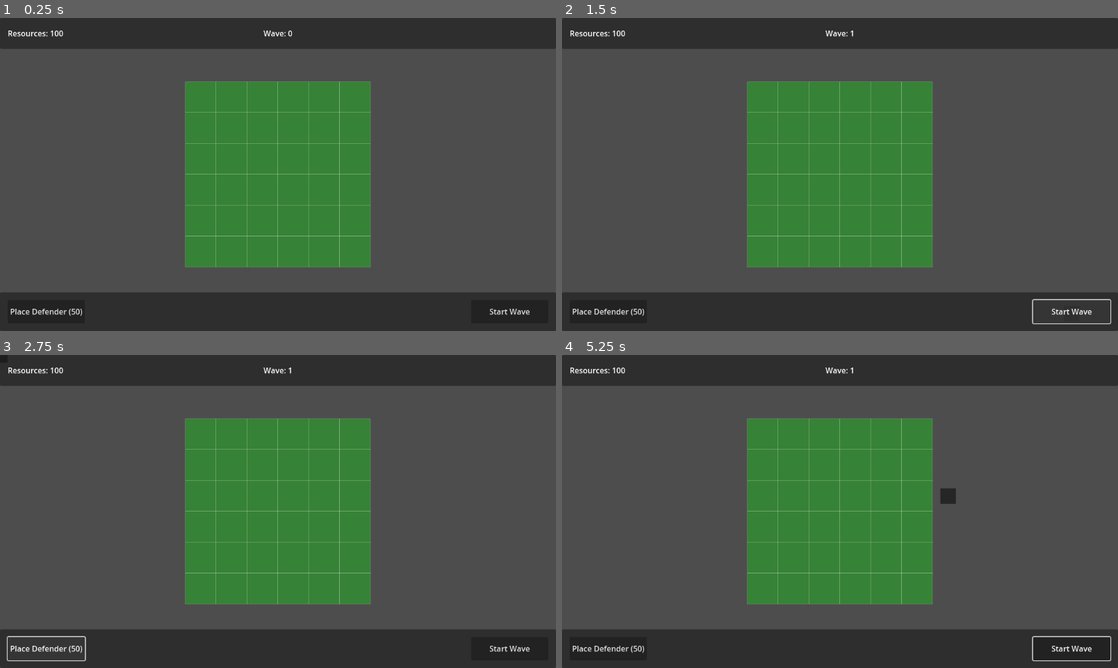
Above: before the commit, frames 1-4 (two rows, left to right).
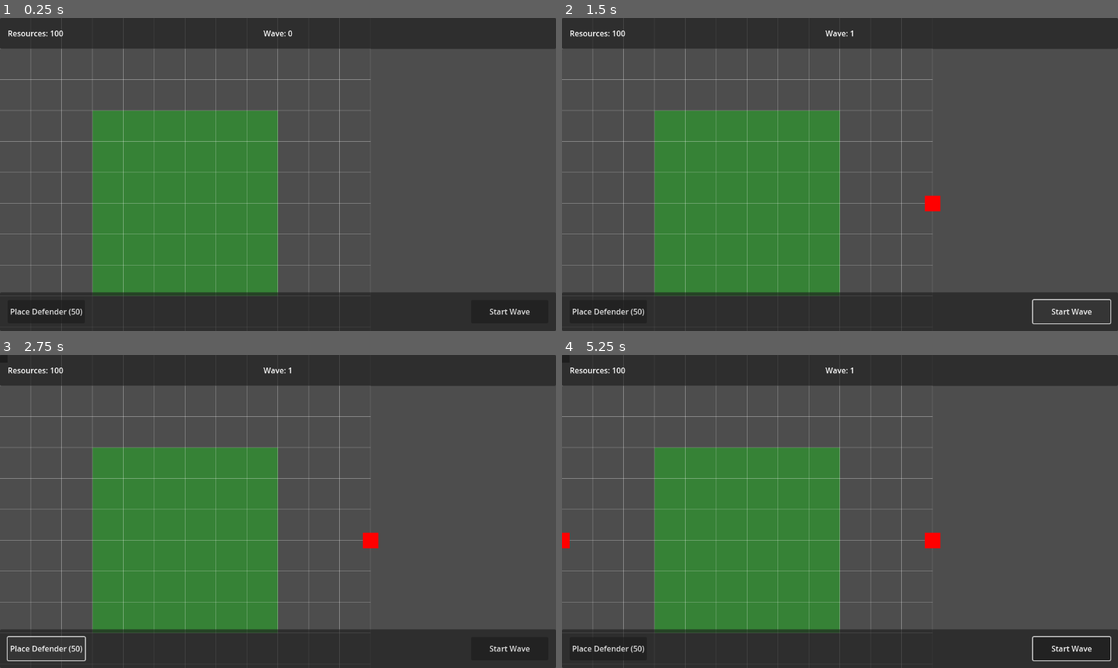
Above: after the commit, the same moments.

Repository: BerkZerker/Skyland-Defenders
Game: Godot game, scene res://scenes/game.tscn
The game is run twice, just before and just after one commit, with the same random seed, the same clock (stepped at 60 frames per second) and the same inputs.
Inputs (mouse positions are in pixels of both pictures, inside the frame that each line leads up to):
- Up to frame 1 (0.25 s): no input
- Up to frame 2 (1.5 s): click "Start Wave" at 0.5 s; click "Start Wave" at 1.25 s
- Up to frame 3 (2.75 s): click "Place Defender (50)" at 2 s
- Up to frame 4 (5.25 s): click "Place Defender (50)" at 2.75 s; click "Place Defender (50)" at 3.5 s; click "Start Wave" at 4.25 s; tap Enter at 5 s; move the mouse to (962, 495) at 5.02 s; click (962, 495) at 5.17 s

The runs differ from the first frame. In frame 1, 24% of the frame differs, in the area x 0-67%, y 9-99%; in frame 2, 24%; in frame 3, 24%; in frame 4, 24%, in the area x 0-71%, y 0-99%.

Commit message:
global coords, bug fix

Diff:
--- a/project.godot
+++ b/project.godot
@@ -17,7 +17,7 @@
 [display]
 
 window/stretch/mode="viewport"
-window/stretch/aspect="expand"
+window/stretch/aspect="keep_height"
 
 [gd_project]
 
--- a/scenes/game.tscn
+++ b/scenes/game.tscn
@@ -1,9 +1,8 @@
-[gd_scene load_steps=5 format=3 uid="uid://b6x41q6c5q37x"]
+[gd_scene load_steps=4 format=3 uid="uid://b6x41q6c5q37x"]
 
 [ext_resource type="Script" path="res://scripts/game.gd" id="1_76dmx"]
 [ext_resource type="Script" path="res://scripts/grid_system.gd" id="2_u4k2b"]
 [ext_resource type="Script" path="res://scripts/wave_system.gd" id="3_w4k3p"]
-[ext_resource type="PackedScene" uid="uid://bqbsjpoyve2c6" path="res://scenes/pathfinding.tscn" id="4_kj23p"]
 
 [node name="Game" type="Node2D"]
 script = ExtResource("1_76dmx")
@@ -11,10 +10,8 @@
 [node name="GridSystem" type="Node2D" parent="."]
 script = ExtResource("2_u4k2b")
 
-[node name="Pathfinding" parent="." instance=ExtResource("4_kj23p")]
-
 [node name="Camera2D" type="Camera2D" parent="."]
-position = Vector2(576, 324)
+anchor_mode = 0
 
 [node name="WaveSystem" type="Node2D" parent="."]
 script = ExtResource("3_w4k3p")
@@ -22,10 +19,10 @@
 [node name="SpawnPoints" type="Node2D" parent="WaveSystem"]
 
 [node name="SpawnPoint1" type="Marker2D" parent="WaveSystem/SpawnPoints"]
-position = Vector2(-32, 324)
+position = Vector2(0, 384)
 
 [node name="SpawnPoint2" type="Marker2D" parent="WaveSystem/SpawnPoints"]
-position = Vector2(1184, 324)
+position = Vector2(768, 384)
 
 [node name="UI" type="CanvasLayer" parent="."]
 
@@ -34,6 +31,7 @@
 anchor_right = 1.0
 offset_bottom = 64.0
 grow_horizontal = 2
+size_flags_horizontal = 3
 
 [node name="ResourceLabel" type="Label" parent="UI/TopPanel"]
 layout_mode = 1
--- a/scenes/pathfinding.tscn
+++ /dev/null
@@ -1,6 +0,0 @@
-[gd_scene load_steps=2 format=3 uid="uid://bqbsjpoyve2c6"]
-
-[ext_resource type="Script" path="res://scripts/pathfinding.gd" id="1_xfg52"]
-
-[node name="Pathfinding" type="Node"]
-script = ExtResource("1_xfg52")
--- a/scripts/game.gd
+++ b/scripts/game.gd
@@ -10,7 +10,6 @@
 # Preload defender scene
 @onready var defender_scene = preload("res://scenes/defender.tscn")
 @onready var grid_system = $GridSystem
-@onready var pathfinding = $Pathfinding
 @onready var wave_system = $WaveSystem
 @onready var resource_label = $UI/TopPanel/ResourceLabel
 @onready var wave_label = $UI/TopPanel/WaveLabel
@@ -22,19 +21,19 @@
 		defender_template = null
 		placing_defender = false
 
-	# Initialize pathfinding
-	if pathfinding and grid_system:
-		print("Game: Initializing pathfinding system")
-		pathfinding.setup(grid_system)
-	else:
-		push_error("Game: Missing pathfinding or grid system")
-
 	# Verify wave system
 	if not wave_system:
 		push_error("Game: Wave system not found")
 
+	# Connect to window resize signal
+	get_viewport().connect("size_changed", Callable(self, "_on_window_resize"))
+
 	initialize_game()
 	update_ui()
+
+func _on_window_resize() -> void:
+	# No need to center camera anymore since we're using global coordinates
+	pass
 
 func initialize_game() -> void:
 	print("Game: Initializing game state")
@@ -51,20 +50,28 @@
 		if event.button_index == MOUSE_BUTTON_LEFT:
 			# Simulate touch event with mouse
 			var touch_event = InputEventScreenTouch.new()
-			touch_event.position = event.position
+			touch_event.position = get_viewport().get_mouse_position()
 			touch_event.pressed = event.pressed
 			handle_touch(touch_event)
 
 	# Update defender template position for mouse movement
 	elif event is InputEventMouseMotion and placing_defender and defender_template:
-		var grid_pos = grid_system.get_grid_position(event.position)
-		var world_pos = grid_system.get_cell_position(grid_pos)
-		defender_template.position = world_pos
+		var mouse_pos = get_viewport().get_mouse_position()
+		var grid_pos = grid_system.get_grid_position(mouse_pos)
 
-		# Update template color based on valid placement
-		if grid_system.is_cell_valid_for_placement(grid_pos):
-			defender_template.modulate = Color(0, 1, 0, 0.5)  # Semi-transparent green
+		# Get the world position for this grid cell
+		if grid_pos.x >= 0 and grid_pos.x < grid_system.VALID_GRID_SIZE.x and \
+		   grid_pos.y >= 0 and grid_pos.y < grid_system.VALID_GRID_SIZE.y:
+			var world_pos = grid_system.get_cell_position(grid_pos)
+			defender_template.position = world_pos
+
+			# Update template color based on valid placement
+			if grid_system.is_cell_valid_for_placement(grid_pos):
+				defender_template.modulate = Color(0, 1, 0, 0.5)  # Semi-transparent green
+			else:
+				defender_template.modulate = Color(1, 0, 0, 0.5)  # Semi-transparent red
 		else:
+			# If the cursor is outside valid grid bounds
 			defender_template.modulate = Color(1, 0, 0, 0.5)  # Semi-transparent red
 
 func handle_touch(event: InputEventScreenTouch) -> void:
@@ -106,10 +113,10 @@
 			defender.is_placed = true
 			update_ui()
 
-		# Clean up template whether placement was successful or not
-		defender_template.queue_free()
-		defender_template = null
-		placing_defender = false
+	# Clean up template whether placement was successful or not
+	defender_template.queue_free()
+	defender_template = null
+	placing_defender = false
 
 func start_wave() -> void:
 	print("Game: Attempting to start wave")
--- a/scripts/grid_system.gd
+++ b/scripts/grid_system.gd
@@ -1,10 +1,10 @@
+@tool
 extends Node2D
 
 # Grid properties
-const CELL_SIZE: Vector2 = Vector2(64, 64)
-const GRID_SIZE: Vector2i = Vector2i(6, 6)  # 6x6 grid
-# Grid position offset to center it on screen
-var grid_offset: Vector2
+@export var CELL_SIZE: Vector2 = Vector2(64, 64)
+@export var VALID_GRID_SIZE: Vector2i = Vector2i(6, 6)  # 6x6 valid placement area
+@export var TOTAL_GRID_SIZE: Vector2i = Vector2i(12, 12)  # Total visible grid size
 
 # Grid state
 var grid_cells: Array = []
@@ -15,103 +15,127 @@
 const INVALID_COLOR = Color(1, 0, 0, 0.3)  # Semi-transparent red
 const GRID_COLOR = Color(1, 1, 1, 0.2)     # Semi-transparent white
 
+# Calculate valid area offset from the origin
+var valid_area_offset: Vector2i
+
 func _ready() -> void:
-    # Calculate grid offset to center it on screen
-    var viewport_size = get_viewport_rect().size
-    var grid_pixel_size = Vector2(GRID_SIZE.x * CELL_SIZE.x, GRID_SIZE.y * CELL_SIZE.y)
-    grid_offset = (viewport_size - grid_pixel_size) / 2
+	# Calculate offset for valid area within total grid
+	valid_area_offset = Vector2i(
+		(TOTAL_GRID_SIZE.x - VALID_GRID_SIZE.x) / 2,
+		(TOTAL_GRID_SIZE.y - VALID_GRID_SIZE.y) / 2
+	)
+	initialize_grid()
 
-    initialize_grid()
+	# Set position to origin (0,0)
+	position = Vector2.ZERO
+	queue_redraw()
 
 func initialize_grid() -> void:
-    # Initialize the grid array
-    grid_cells.clear()
-    for y in range(GRID_SIZE.y):
-        var row = []
-        for x in range(GRID_SIZE.x):
-            row.append({
-                "occupied": false,
-                "type": "empty",
-                "object": null
-            })
-        grid_cells.append(row)
+	# Initialize the grid array for the valid placement area only
+	grid_cells.clear()
+	for y in range(VALID_GRID_SIZE.y):
+		var row = []
+		for x in range(VALID_GRID_SIZE.x):
+			row.append({
+				"occupied": false,
+				"type": "empty",
+				"object": null
+			})
+		grid_cells.append(row)
 
-    # Mark valid placement cells
-    calculate_valid_placement_cells()
-    queue_redraw()
+	# Mark valid placement cells
+	calculate_valid_placement_cells()
+	queue_redraw()
 
 func calculate_valid_placement_cells() -> void:
-    valid_placement_cells.clear()
-    for y in range(GRID_SIZE.y):
-        for x in range(GRID_SIZE.x):
-            if is_cell_valid_for_placement(Vector2i(x, y)):
-                valid_placement_cells.append(Vector2i(x, y))
+	valid_placement_cells.clear()
+	for y in range(VALID_GRID_SIZE.y):
+		for x in range(VALID_GRID_SIZE.x):
+			if is_cell_valid_for_placement(Vector2i(x, y)):
+				valid_placement_cells.append(Vector2i(x, y))
 
 func is_cell_valid_for_placement(cell: Vector2i) -> bool:
-    if cell.x < 0 or cell.x >= GRID_SIZE.x or cell.y < 0 or cell.y >= GRID_SIZE.y:
-        return false
-    return not grid_cells[cell.y][cell.x].occupied
+	# Check if the cell is within the valid placement area
+	if cell.x < 0 or cell.x >= VALID_GRID_SIZE.x or cell.y < 0 or cell.y >= VALID_GRID_SIZE.y:
+		return false
+	return not grid_cells[cell.y][cell.x].occupied
 
 func get_cell_position(grid_position: Vector2i) -> Vector2:
-    # Add grid_offset and center within cell
-    var cell_center_offset = CELL_SIZE / 2
-    return Vector2(grid_position.x * CELL_SIZE.x, grid_position.y * CELL_SIZE.y) + grid_offset + cell_center_offset
+	# Convert valid area grid position to world position
+	var cell_center_offset = CELL_SIZE / 2
+	var world_pos = Vector2(
+		(grid_position.x + valid_area_offset.x) * CELL_SIZE.x,
+		(grid_position.y + valid_area_offset.y) * CELL_SIZE.y
+	) + cell_center_offset
+
+	# Return position in world coordinates
+	return world_pos
 
 func get_grid_position(world_position: Vector2) -> Vector2i:
-    # Remove grid_offset before calculating
-    var adjusted_position = world_position - grid_offset
-    var x = int(adjusted_position.x / CELL_SIZE.x)
-    var y = int(adjusted_position.y / CELL_SIZE.y)
-    return Vector2i(x, y)
+	# Convert world position to valid area grid position
+	# Calculate grid coordinates
+	var x = int(world_position.x / CELL_SIZE.x) - valid_area_offset.x
+	var y = int(world_position.y / CELL_SIZE.y) - valid_area_offset.y
+	return Vector2i(x, y)
 
 func place_defender(grid_position: Vector2i, defender_node: Node2D) -> bool:
-    if not is_cell_valid_for_placement(grid_position):
-        return false
+	if not is_cell_valid_for_placement(grid_position):
+		return false
 
-    var cell = grid_cells[grid_position.y][grid_position.x]
-    cell.occupied = true
-    cell.type = "defender"
-    cell.object = defender_node
+	var cell = grid_cells[grid_position.y][grid_position.x]
+	cell.occupied = true
+	cell.type = "defender"
+	cell.object = defender_node
 
-    # Update defender position
-    defender_node.position = get_cell_position(grid_position)
+	# Update defender position
+	defender_node.position = get_cell_position(grid_position)
 
-    calculate_valid_placement_cells()
-    queue_redraw()
+	calculate_valid_placement_cells()
+	queue_redraw()
 
-    emit_signal("defender_placed", grid_position)
-    return true
+	emit_signal("defender_placed", grid_position)
+	return true
 
 func clear_cell(grid_position: Vector2i) -> void:
-    if grid_position.x < 0 or grid_position.x >= GRID_SIZE.x or \
-       grid_position.y < 0 or grid_position.y >= GRID_SIZE.y:
-        return
+	if grid_position.x < 0 or grid_position.x >= VALID_GRID_SIZE.x or \
+	   grid_position.y < 0 or grid_position.y >= VALID_GRID_SIZE.y:
+		return
 
-    var cell = grid_cells[grid_position.y][grid_position.x]
-    cell.occupied = false
-    cell.type = "empty"
-    cell.object = null
+	var cell = grid_cells[grid_position.y][grid_position.x]
+	cell.occupied = false
+	cell.type = "empty"
+	cell.object = null
 
-    calculate_valid_placement_cells()
-    queue_redraw()
+	calculate_valid_placement_cells()
+	queue_redraw()
 
-    emit_signal("cell_cleared", grid_position)
+	emit_signal("cell_cleared", grid_position)
 
 func _draw() -> void:
-    # Draw grid cells
-    for y in range(GRID_SIZE.y):
-        for x in range(GRID_SIZE.x):
-            var cell_pos = Vector2(x * CELL_SIZE.x, y * CELL_SIZE.y) + grid_offset
-            var rect = Rect2(cell_pos, CELL_SIZE)
+	# Draw all grid cells (including those outside valid area)
+	for y in range(TOTAL_GRID_SIZE.y):
+		for x in range(TOTAL_GRID_SIZE.x):
+			var rect = Rect2(
+				Vector2(x * CELL_SIZE.x, y * CELL_SIZE.y),
+				CELL_SIZE
+			)
 
-            # Draw cell background
-            if Vector2i(x, y) in valid_placement_cells:
-                draw_rect(rect, VALID_COLOR, true)
-            else:
-                draw_rect(rect, INVALID_COLOR, true)
+			# Check if this cell is in the valid placement area
+			var valid_grid_pos = Vector2i(
+				x - valid_area_offset.x,
+				y - valid_area_offset.y
+			)
 
-            # Draw grid lines
-            draw_rect(rect, GRID_COLOR, false)
+			if valid_grid_pos.x >= 0 and valid_grid_pos.x < VALID_GRID_SIZE.x and \
+			   valid_grid_pos.y >= 0 and valid_grid_pos.y < VALID_GRID_SIZE.y:
+				# Draw valid area cells with fill color
+				if valid_grid_pos in valid_placement_cells:
+					draw_rect(rect, VALID_COLOR, true)
+				else:
+					draw_rect(rect, INVALID_COLOR, true)
+
+			# Draw grid lines for all cells
+			draw_rect(rect, GRID_COLOR, false)
 
 # Signals
 signal defender_placed(grid_position)
--- a/scripts/pathfinding.gd
+++ /dev/null
@@ -1,130 +0,0 @@
-extends Node
-class_name Pathfinding
-
-# Grid reference and size
-var grid_system: Node
-var grid_size: Vector2i
-
-# Initialize with grid reference
-func setup(grid_ref: Node) -> void:
-    grid_system = grid_ref
-    grid_size = grid_ref.GRID_SIZE
-
-# Create a path node dictionary
-func create_path_node(pos: Vector2i, g_cost: float = 0, h_cost: float = 0, parent = null) -> Dictionary:
-    return {
-        "position": pos,
-        "g_cost": g_cost,
-        "h_cost": h_cost,
-        "parent": parent,
-        "f_cost": g_cost + h_cost
-    }
-
-# Calculate shortest path between two points
-func find_path(start_pos: Vector2i, end_pos: Vector2i) -> Array:
-    # Validate positions
-    if not is_valid_position(start_pos) or not is_valid_position(end_pos):
-        return []
-
-    var open_set: Array = []
-    var closed_set: Array = []
-
-    var start_node = create_path_node(start_pos)
-    var end_node = create_path_node(end_pos)
-
-    open_set.append(start_node)
-
-    while not open_set.is_empty():
-        var current_node = get_lowest_f_cost_node(open_set)
-        open_set.erase(current_node)
-        closed_set.append(current_node)
-
-        # Found the end
-        if current_node.position == end_node.position:
-            return retrace_path(start_node, current_node)
-
-        # Check neighbors
-        for neighbor_pos in get_neighbors(current_node.position):
-            if is_in_closed_set(neighbor_pos, closed_set):
-                continue
-
-            var new_g_cost = current_node.g_cost + get_distance(current_node.position, neighbor_pos)
-            var neighbor_node = get_node_from_open_set(neighbor_pos, open_set)
-
-            if neighbor_node == null:
-                neighbor_node = create_path_node(neighbor_pos, new_g_cost, get_distance(neighbor_pos, end_pos), current_node)
-                open_set.append(neighbor_node)
-            elif new_g_cost < neighbor_node.g_cost:
-                neighbor_node.g_cost = new_g_cost
-                neighbor_node.parent = current_node
-                neighbor_node.f_cost = neighbor_node.g_cost + neighbor_node.h_cost
-
-    # No path found
-    return []
-
-# Get valid neighboring positions
-func get_neighbors(pos: Vector2i) -> Array[Vector2i]:
-    var neighbors: Array[Vector2i] = []
-    var directions = [
-        Vector2i(0, 1),   # Down
-        Vector2i(0, -1),  # Up
-        Vector2i(1, 0),   # Right
-        Vector2i(-1, 0),  # Left
-        Vector2i(1, 1),   # Down-Right
-        Vector2i(-1, 1),  # Down-Left
-        Vector2i(1, -1),  # Up-Right
-        Vector2i(-1, -1)  # Up-Left
-    ]
-
-    for dir in directions:
-        var neighbor_pos = pos + dir
-        if is_valid_position(neighbor_pos) and grid_system.is_cell_valid_for_placement(neighbor_pos):
-            neighbors.append(neighbor_pos)
-
-    return neighbors
-
-# Check if position is within grid bounds
-func is_valid_position(pos: Vector2i) -> bool:
-    return pos.x >= 0 and pos.x < grid_size.x and pos.y >= 0 and pos.y < grid_size.y
-
-# Get Manhattan distance between two positions
-func get_distance(pos_a: Vector2i, pos_b: Vector2i) -> float:
-    var dx = abs(pos_a.x - pos_b.x)
-    var dy = abs(pos_a.y - pos_b.y)
-    return dx + dy
-
-# Get node with lowest f_cost from open set
-func get_lowest_f_cost_node(nodes: Array) -> Dictionary:
-    if nodes.is_empty():
-        return create_path_node(Vector2i(0, 0))  # Return a default node instead of null
-    var lowest_node = nodes[0]
-    for node in nodes:
-        if node.f_cost < lowest_node.f_cost:
-            lowest_node = node
-    return lowest_node
-
-# Check if position exists in closed set
-func is_in_closed_set(pos: Vector2i, closed_set: Array) -> bool:
-    for node in closed_set:
-        if node.position == pos:
-            return true
-    return false
-
-# Get node from open set by position
-func get_node_from_open_set(pos: Vector2i, open_set: Array) -> Variant:
-    for node in open_set:
-        if node.position == pos:
-            return node
-    return null
-
-# Convert path nodes to array of positions
-func retrace_path(start_node: Dictionary, end_node: Dictionary) -> Array:
-    var path: Array = []
-    var current_node = end_node
-
-    while current_node != start_node:
-        path.append(grid_system.get_cell_position(current_node.position))
-        current_node = current_node.parent
-
-    path.reverse()
-    return path
Not shown, changed: FEATURES_LIST.md
Not shown, changed: memory-bank/activeContext.md
Not shown, changed: memory-bank/progress.md
